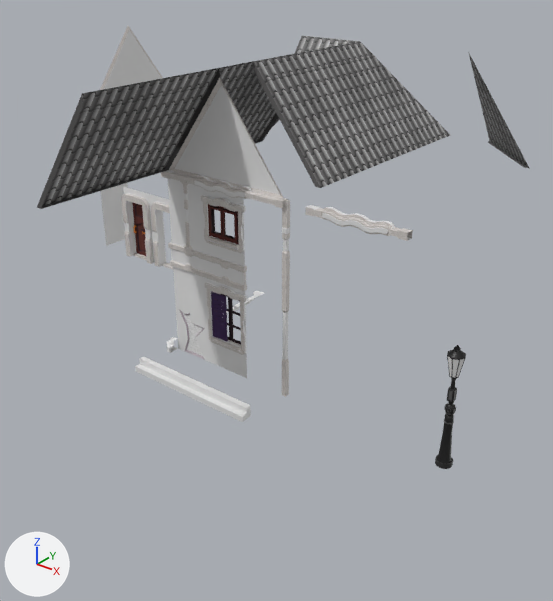
Before and after pictures for a commit that changed the FBX model Assets/Models/World01_Elements.fbx.
Rendered twice from a 50 mm camera at (18.9, -20.4, 16.7) aimed at (1.1, 1.8, 2.9). Every picture has the same lights, and +X, +Y and +Z are marked at lower left. The first picture is the older version. Where no turn or scale is listed for an object, it has been applied to the vertices.

The first picture shows 'H_MiddleStoneBar01_Small', 'H_Roof', 'H_Roof_Corner_Out', 'H_Roof_Corner_Out_Diag', 'H_Roof_PixelShorter', 'H_Roof_Small', 'H_Roof_SmallMedium', 'H_Wall', 'H_Wall.001', 'H_Wall_Damaged01', 'H_Wall_Triangle', 'H_Wall_Window_Small', 'StreetLamp' and 20 more.
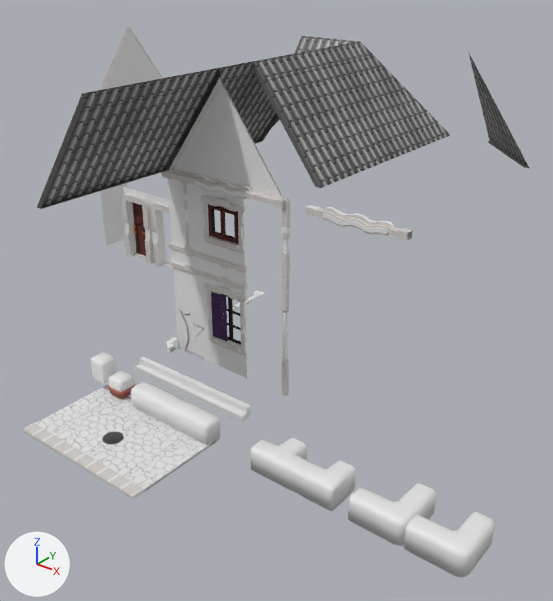
Boxes (x1, y1, x2, y2) around the edits, measured in the pictures (553 x 601 px):
'sidewalk_base', added
    after: (23, 385, 217, 500)
'BushLine_CornerEnd', added
    after: (404, 512, 495, 578)
'BushLine_Corner', added
    after: (348, 483, 436, 546)
'BushLine_Corner_Small', added
    after: (297, 461, 356, 511)
'BushLine_Triangle', added
    after: (250, 438, 310, 493)
'BushLine_End', added
    after: (167, 400, 220, 445)
'StreetLamp', deleted
    before: (435, 345, 466, 469)
'BushLine', added
    after: (131, 382, 180, 425)
'BushHigh', added
    after: (90, 352, 117, 383)
'Bush', added
    after: (108, 371, 134, 392)
'manhole_cover', added
    after: (102, 432, 124, 444)
'BushPot', added
    after: (108, 384, 135, 399)

The edits, one by one:
Picture 'paving_stones_texture_01.png' (img_paving_stones_texture_01_png) is new.
Picture 'Props01.psd' (img_props01_psd) is new.
Material 'paving_stones_texture_01' (mat_paving_stones_texture_01) is new.
Its texture is img_paving_stones_texture_01_png.
Material 'Props' (mat_props) is new.
Its texture is img_props01_psd.
Mesh me_plane_072 is new.
It has 80 vertices, 156 faces and spans x -1.0..1.0, y -0.4..1.0, z -0.07..0.86.
Mesh me_plane_070 is new.
It has 64 vertices, 110 faces and spans x -0.4..0.4, y -0.398..0.398, z 0.4..0.848.
Mesh me_plane_069 is new.
It has 80 vertices, 156 faces and spans x -1.0..1.0, y -0.4..0.4, z -0.07..0.86.
Mesh me_plane_068 is new.
It has 64 vertices, 124 faces and spans x -1.0..1.0, y -0.4..0.4, z -0.07..0.86.
Mesh me_plane_067 is new.
It has 130 vertices, 256 faces and spans x -6.0..0.0, y -2.25..1.75, z 0.0..0.15.
Faces by material slot: [95, 120, 41].
It uses material mat_stonebricks (picture img_stonebricks_png).
It uses material mat_stonebricksdark (white #e7e7e7).
It uses material mat_paving_stones_texture_01 (picture img_paving_stones_texture_01_png).
Mesh me_plane_073 is new.
It has 78 vertices, 152 faces and spans x -1.0..0.4, y -0.398..1.0, z -0.071..0.858.
Mesh me_plane_071 is new.
It has 112 vertices, 220 faces and spans x -0.44..0.44, y -0.408..0.408, z 0.001..0.4.
It uses material mat_props (picture img_props01_psd).
Mesh me_plane_076 is new.
It has 64 vertices, 110 faces and spans x -0.4..0.4, y -0.398..0.398, z 0.4..1.348.
Mesh me_circle_001 is new.
It has 480 vertices, 926 faces and spans x -0.375..0.375, y -0.375..0.375, z 0.0..0.021.
It uses material mat_svgmat (picture img_steel_png).
Mesh me_plane_075 is new.
It has 112 vertices, 220 faces and spans x -1.0..1.0, y -0.4..1.6, z -0.07..0.86.
Mesh me_plane_074 is new.
It has 96 vertices, 188 faces and spans x -1.0..1.0, y -0.4..1.6, z -0.07..0.86.
Object 'StreetLamp' (ob_streetlamp) is deleted.
Object 'BushLine_Triangle' (ob_bushline_triangle) is new; it shows me_plane_072.
Its location is (6.0, -4.1, 0.1).
Object 'Bush' (ob_bush) is new; it shows me_plane_070.
Its location is (-2.0, -4.1, 0.1).
Object 'BushLine_End' (ob_bushline_end) is new; it shows me_plane_069.
Its location is (2.0, -4.1, 0.1).
Object 'BushLine' (ob_bushline) is new; it shows me_plane_068.
Its location is (0.0, -4.1, 0.1).
Object 'sidewalk_base' (ob_sidewalk_base) is new; it shows me_plane_067.
Its location is (3.0, -5.75, 0.0).
Object 'BushLine_Corner_Small' (ob_bushline_corner_small) is new; it shows me_plane_073.
Its location is (8.0, -4.1, 0.1).
Object 'BushPot' (ob_bushpot) is new; it shows me_plane_071.
Its location is (-2.0, -4.1, 0.1).
Object 'BushHigh' (ob_bushhigh) is new; it shows me_plane_076.
Its location is (-3.0, -4.1, 0.1).
Object 'manhole_cover' (ob_manhole_cover) is new; it shows me_circle_001.
Its location is (0.0, -6.28, 0.1).
Object 'BushLine_CornerEnd' (ob_bushline_cornerend) is new; it shows me_plane_075.
Its location is (12.0, -4.1, 0.1).
Object 'BushLine_Corner' (ob_bushline_corner) is new; it shows me_plane_074.
Its location is (10.0, -4.1, 0.1).
